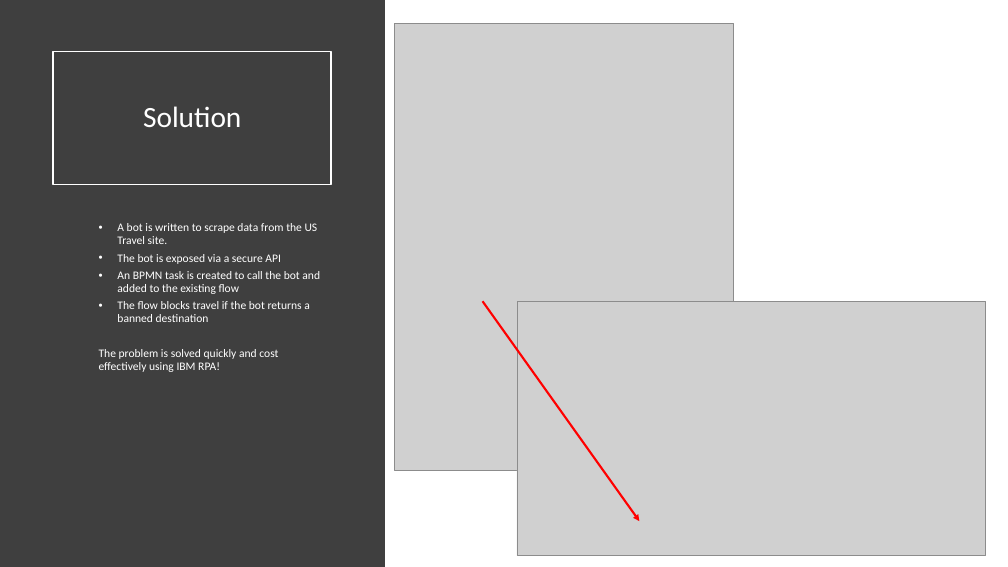
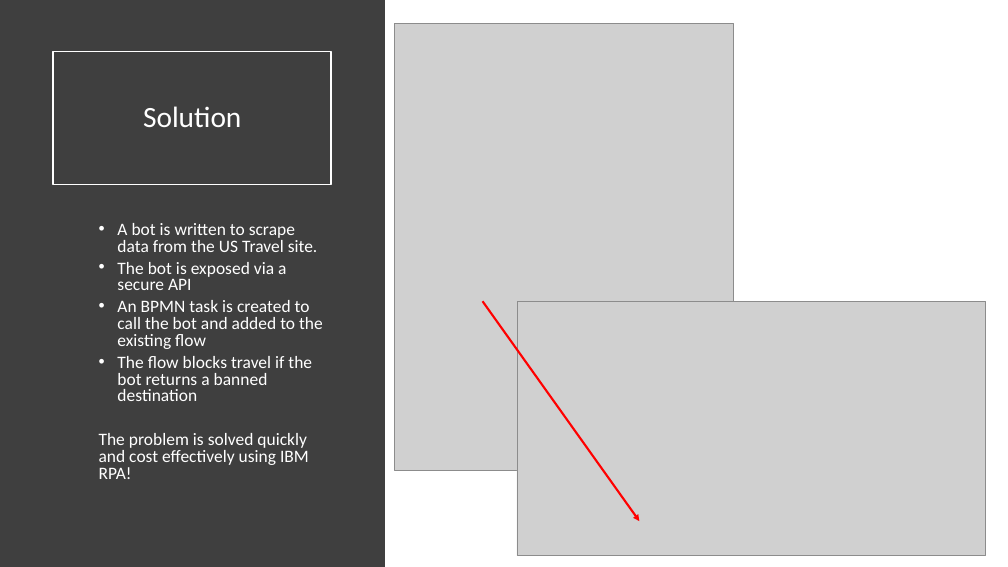
Before and after one commit to ncrowther/travelBooking, a slide deck: slide 3 of basic/docs/AutomationRecipes Bot Orchestration with IBM RPA and PAM.pptx. Drawn at 1008x567 pixels with LibreOffice and Linux fonts; fonts in the diff are those of the drawing; grey boxes stand for pictures. Boxes give left, top, right and bottom in pixels: in the first picture for what was removed or moved away, otherwise in the second. Text is boxed around its words. In the diff, an @@ line names an element or a change of style, - is before the commit and + after.

```diff
--- a/basic/docs/AutomationRecipes Bot Orchestration with IBM RPA and PAM.pptx
+++ b/basic/docs/AutomationRecipes Bot Orchestration with IBM RPA and PAM.pptx
@@ text "A bot is written to ..." at (99, 223, 323, 479): size 11 to 16.6 pt; line spacing 0.9 to 0.8 @@
```
Also in this commit, not shown: 1 other slide changed, 1 slide added.
